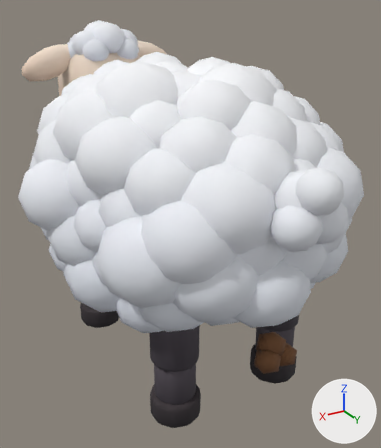
An edit to the glTF model src/Client/ai-farm/assets/Sheep/Sheep.glb, drawn before and after from the same camera.
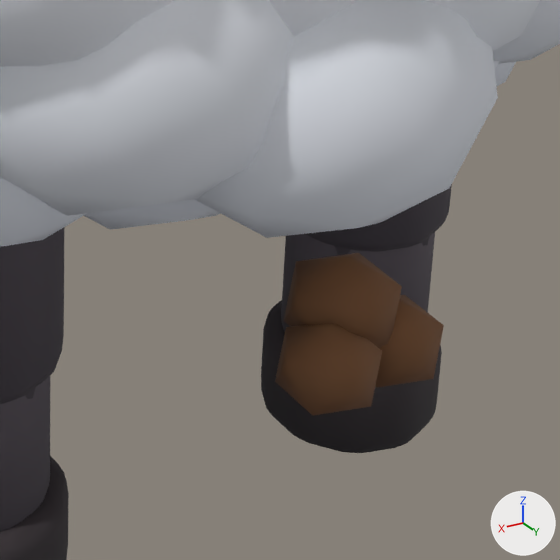
Each version is shown whole from a 50 mm camera at (0.805, 1.414, 1.173) aimed at (-0.053, -0.016, 0.458), then close up on the part from 48% to 86% of the width and 60% to 92% of the height. Lighting does not change. The marker at lower right points along +X, +Y and +Z. The last two pictures show the newer version.

In view in the first close-up: 'Sheep'.
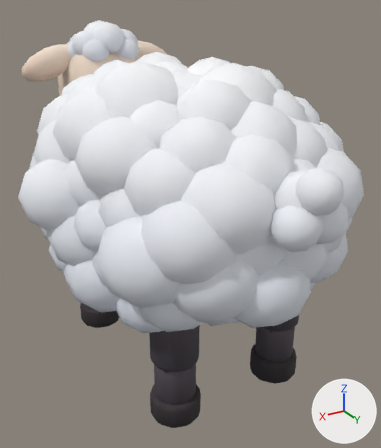
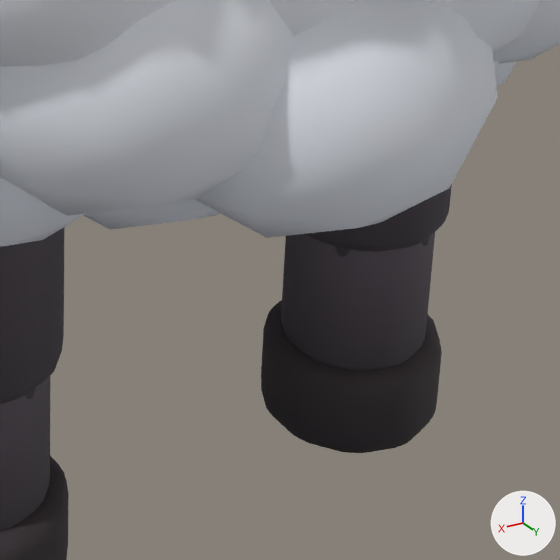
Scene script edits in JSON lines:
```json
{"op": "add", "block": "img_sheep_female_texture", "code": ["img_sheep_female_texture = load_image('sheep_female_texture', '_unpacked/sheep_female_texture', 256, 256, 'sRGB')"]}
{"op": "add", "block": "mat_sheep_female", "code": ["mat_sheep_female = principled_material('sheep_female')", "mat_sheep_female.texture = img_sheep_female_texture", "mat_sheep_female.roughness = 0.85"]}
{"block": "me_sheep", "where": "# used by ob_sheep; location = (0.0, 0.0, 0.0)"}
{"op": "remove", "block": "me_sheep", "code": "me_sheep.from_pydata(...)  # 8144 vertices, 15616 faces; spans x -0.5..0.51, y -0.86..0.68, z 0.0..1.09"}
{"op": "remove", "block": "me_sheep", "code": "me_sheep.materials.append(mat_sheep)  # picture img_sheep_texture"}
{"op": "add", "block": "me_sheep", "code": "me_sheep.from_pydata(...)  # 8108 vertices, 15556 faces; spans x -0.5..0.51, y -0.86..0.68, z 0.0..1.09"}
{"block": "me_sheep", "change": "me_sheep part 1: the loose piece of 12 vertices spanning x -0.04..0.04, y 0.46..0.54, z 0.26..0.34 is deleted"}
{"block": "me_sheep", "change": "me_sheep part 2: the loose piece of 12 vertices spanning x -0.07..0.01, y 0.49..0.55, z 0.24..0.3 is deleted"}
{"block": "me_sheep", "change": "me_sheep part 3: the loose piece of 12 vertices spanning x 0.0..0.07, y 0.5..0.56, z 0.25..0.31 is deleted"}
{"op": "add", "block": "me_sheep", "code": "me_sheep.materials.append(mat_sheep_female)  # picture img_sheep_female_texture"}
```

What differs and where, as boxes (x1, y1, x2, y2) in the close-ups (560 x 560 px):
```json
{"part": 1, "of": "me_sheep", "change": "deleted", "before": [283, 253, 402, 349], "on screen": "brown"}
{"part": 2, "of": "me_sheep", "change": "deleted", "before": [375, 295, 444, 388], "on screen": "brown"}
{"part": 3, "of": "me_sheep", "change": "deleted", "before": [275, 323, 382, 415], "on screen": "brown"}
```
